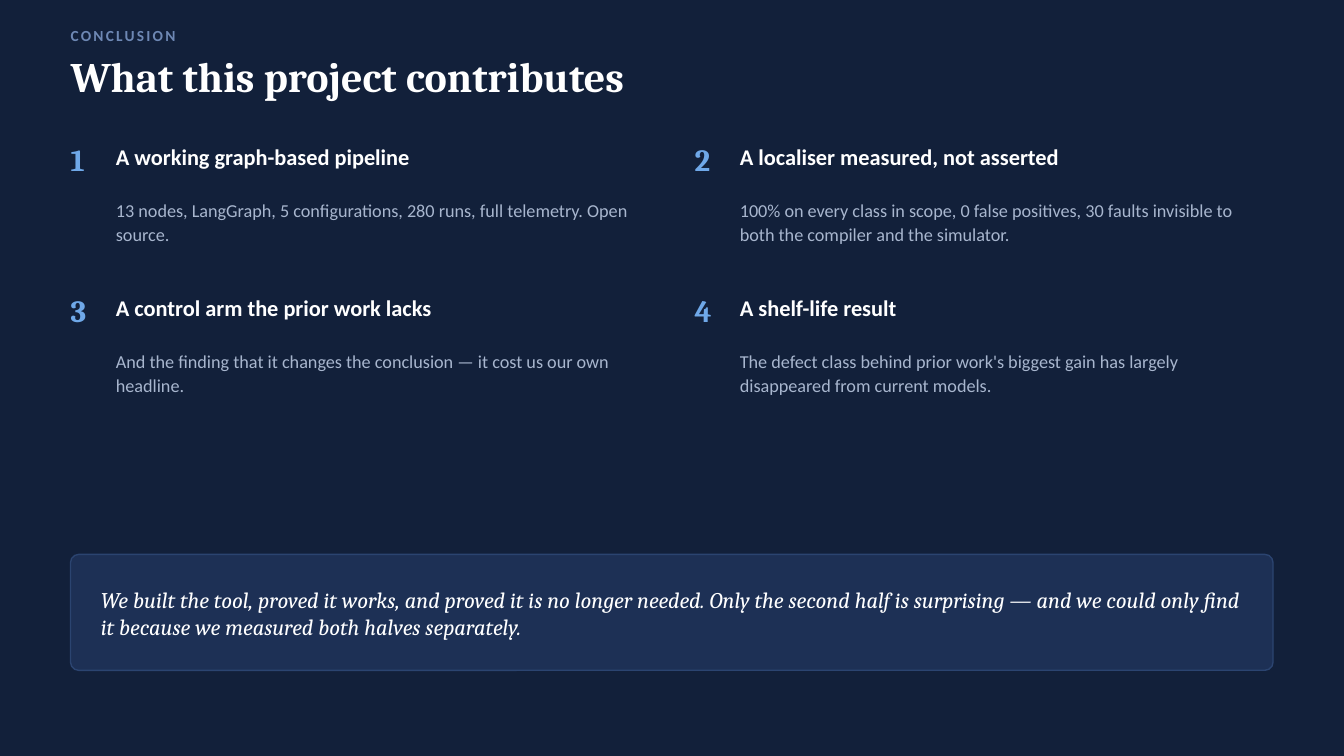
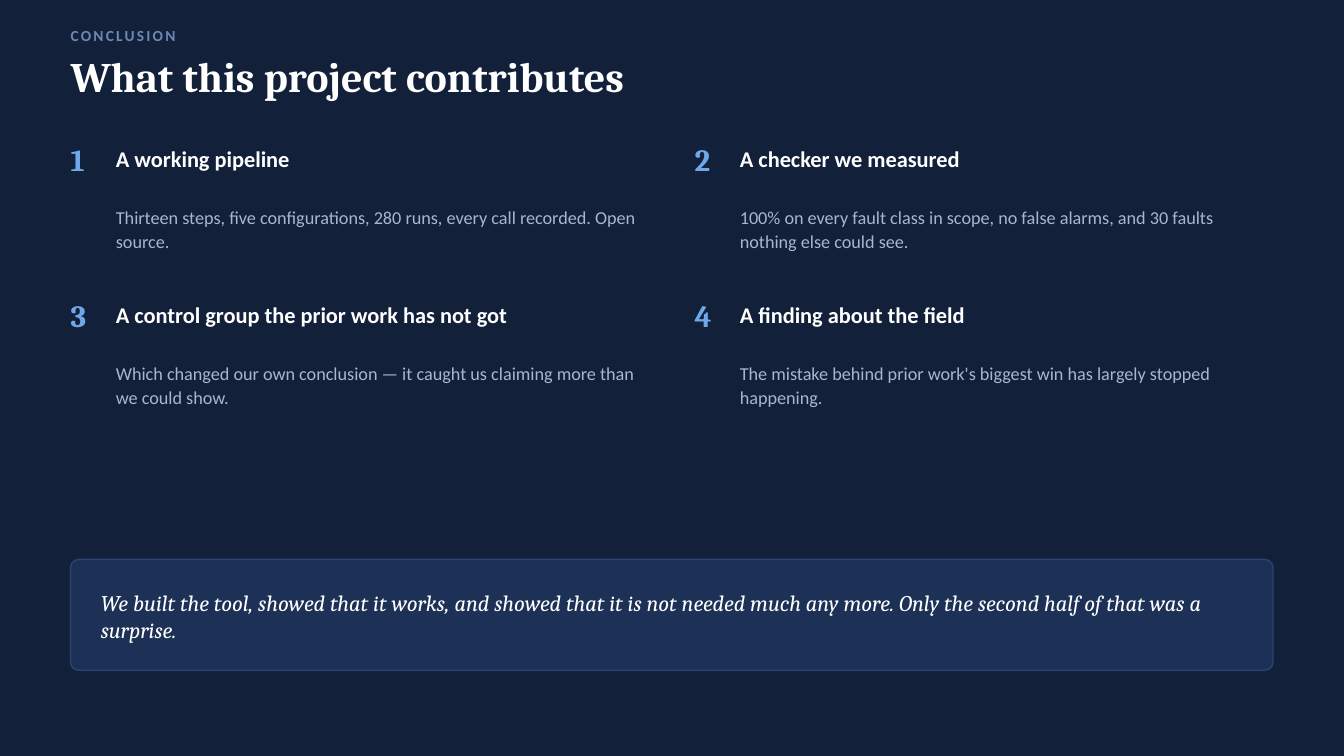
Before and after one commit to Sawaiz-zip/agentic-verilog-testbench, a slide deck: slide 23 of docs/presentation.pptx (slide 16 before the commit). Drawn at 1344x756 pixels with LibreOffice and Linux fonts; fonts in the diff are those of the drawing. Boxes give left, top, right and bottom in pixels: in the first picture for what was removed or moved away, otherwise in the second. Text is boxed around its words. In the diff, an @@ line names an element or a change of style, - is before the commit and + after.

```diff
--- a/docs/presentation.pptx
+++ b/docs/presentation.pptx
@@ text at (116,151,290,171): text changed @@
-A working graph-based pipeline
+A working pipeline
@@ text at (740,151,959,167): text changed @@
-A localiser measured, not asserted
+A checker we measured
@@ text at (116,211,635,248): text changed @@
-13 nodes, LangGraph, 5 configurations, 280 runs, full telemetry. Open source.
+Thirteen steps, five configurations, 280 runs, every call recorded. Open source.
@@ text at (740,211,1213,251): text changed @@
-100% on every class in scope, 0 false positives, 30 faults invisible to both the compiler and the simulator.
+100% on every fault class in scope, no false alarms, and 30 faults nothing else could see.
@@ text "3": place and size @@
-text "3" at (71,301,87,322)
+text "3" at (71,306,87,327)
@@ text "4": place and size @@
-text "4" at (695,301,712,322)
+text "4" at (695,306,712,327)
@@ text at (116,307,507,327): text changed @@
-A control arm the prior work lacks
+A control group the prior work has not got
@@ text at (740,307,965,327): text changed @@
-A shelf-life result
+A finding about the field
@@ text at (116,367,634,404): text changed @@
-And the finding that it changes the conclusion — it cost us our own headline.
+Which changed our own conclusion — it caught us claiming more than we could show.
@@ text at (740,367,1210,407): text changed @@
-The defect class behind prior work's biggest gain has largely disappeared from current models.
+The mistake behind prior work's biggest win has largely stopped happening.
@@ rounded rectangle: place and size @@
-rounded rectangle at (71,555,1273,670)
+rounded rectangle at (71,560,1273,670)
@@ rounded rectangle at (71,560,1273,670): proportions changed @@
@@ text at (101,595,1202,643): text changed @@
-We built the tool, proved it works, and proved it is no longer needed. Only the second half is surprising — and we could only find it because we measured both halves separately.
+We built the tool, showed that it works, and showed that it is not needed much any more. Only the second half of that was a surprise.
```
Also in this commit, not shown: 6 other slides changed, 17 slides added, 19 slides removed, 3 other files.
